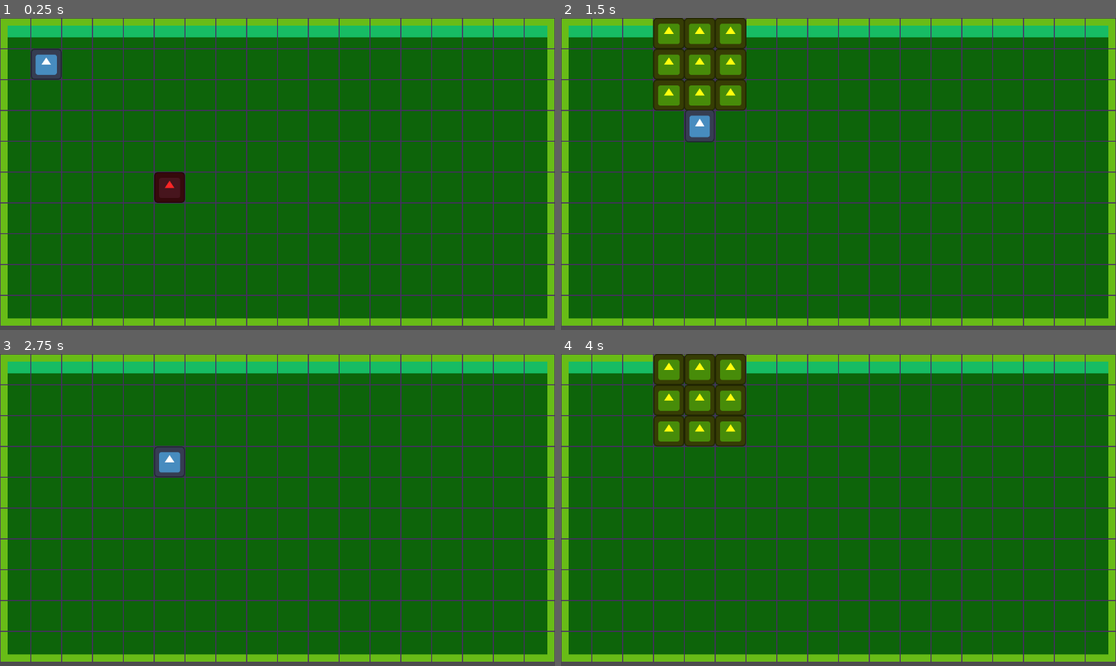
Above: before the commit, frames 1-4 (two rows, left to right).
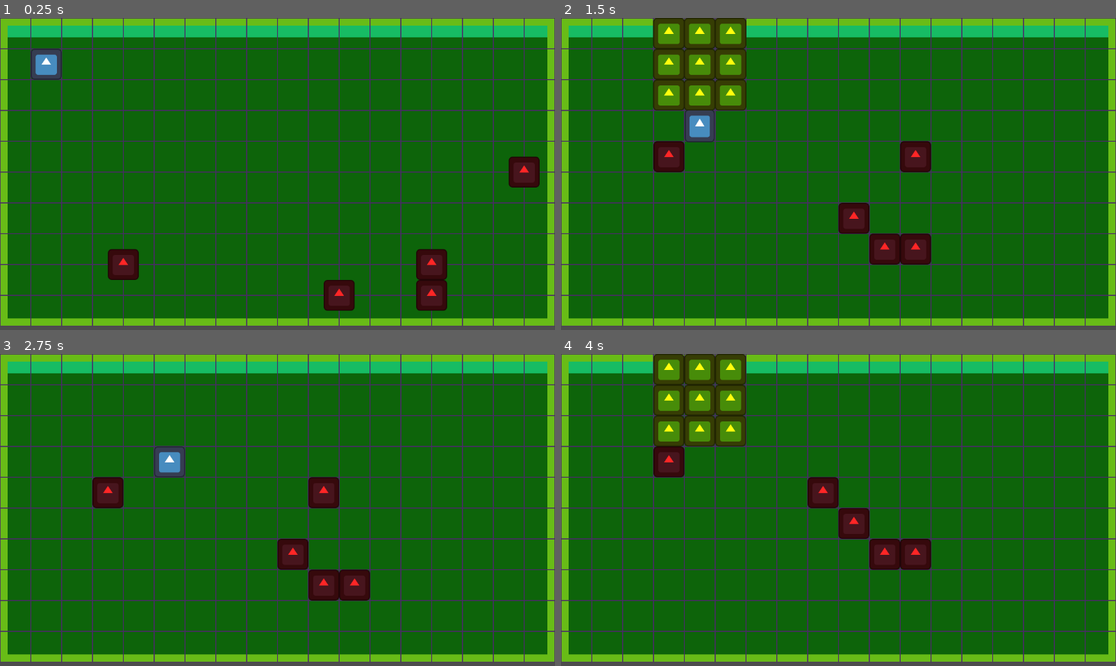
Above: after the commit, the same moments.

Repository: ZayLong/cross-explosion
Game: Godot game, scene res://main.tscn
Two runs of this game, one before a commit and one after it. Both use one fixed random seed, a clock stepped at 60 frames per second and the inputs below. The engine's default icon, where the game draws it, is replaced by a stand-in: a white triangle on a blue panel in a dark square.
Inputs:
- Up to frame 1 (0.25 s): no input
- Up to frame 2 (1.5 s): tap Enter at 0.5 s; hold Right (ui_right) 0.53-1.28 s; tap Space at 1.25 s; hold Down (ui_down) from 1.28 s (still down)
- Up to frame 3 (2.75 s): release Down (ui_down) at 2.03 s; hold Right (ui_right) from 2.03 s (still down)
- Up to frame 4 (4 s): release Right (ui_right) at 2.78 s; hold Up (ui_up) 2.78-3.53 s; tap Enter at 3.5 s; hold Left (ui_left) from 3.53 s (still down)

The runs differ from the first frame. In frame 1, 3.3% of the frame differs, in the area x 19-98%, y 44-94%; in frame 2, 2.8%; in frame 3, 2.8%; in frame 4, 2.8%.

Commit message:
explosion and enemy movement

Diff:
--- a/enemy_node_2d.gd
+++ b/enemy_node_2d.gd
@@ -18,7 +18,7 @@
 
 
 func _spawn_position() -> void:
-	global_position = Vector2(5,5) * 64
+	#global_position = Vector2(5,5) * 64
 	pass
 
 
--- /dev/null
+++ b/enemy_node_2d.tscn
@@ -0,0 +1,13 @@
+[gd_scene load_steps=3 format=3 uid="uid://b4igm5eiyijxf"]
+
+[ext_resource type="Script" path="res://enemy_node_2d.gd" id="1_lkh6n"]
+[ext_resource type="Texture2D" uid="uid://gcb7u3mw3xin" path="res://icon.svg" id="2_137tg"]
+
+[node name="EnemyNode2D" type="Node2D"]
+script = ExtResource("1_lkh6n")
+
+[node name="Sprite2D" type="Sprite2D" parent="."]
+self_modulate = Color(1, 0.15, 0.15, 1)
+scale = Vector2(0.5, 0.5)
+texture = ExtResource("2_137tg")
+centered = false
--- a/explosion_node_2d.gd
+++ b/explosion_node_2d.gd
@@ -2,11 +2,10 @@
 
 
 func _ready() -> void:
-	_movement_tween()
-	#add_to_group("GridNodes")
+	_explode_tween()
 
 
-func _movement_tween() -> void:
+func _explode_tween() -> void:
 	var _t:Tween = create_tween()
 	_t.tween_property(self.get_child(0),"scale:y",0.5,0.25).from(0.75).set_ease(Tween.EASE_OUT).set_trans(Tween.TRANS_BOUNCE)
 	_t.parallel()
--- a/main.tscn
+++ b/main.tscn
@@ -5,7 +5,7 @@
 [ext_resource type="Texture2D" uid="uid://gcb7u3mw3xin" path="res://icon.svg" id="2_nkf42"]
 [ext_resource type="PackedScene" uid="uid://b4j2ke2x4t4vj" path="res://explosion_node_2d.tscn" id="3_uk2aq"]
 [ext_resource type="Script" path="res://player_node.gd" id="3_up05d"]
-[ext_resource type="Script" path="res://enemy_node_2d.gd" id="4_1picf"]
+[ext_resource type="PackedScene" uid="uid://b4igm5eiyijxf" path="res://enemy_node_2d.tscn" id="6_gc3m5"]
 
 [sub_resource type="TileSetAtlasSource" id="TileSetAtlasSource_pjxbp"]
 texture = ExtResource("1_srwke")
@@ -374,6 +374,7 @@
 tile_set = SubResource("TileSet_6gnoj")
 script = ExtResource("2_el3ll")
 explosion_node = ExtResource("3_uk2aq")
+enemy_node = ExtResource("6_gc3m5")
 
 [node name="PlayerNode2D" type="Node2D" parent="TileMapLayer"]
 position = Vector2(64, 64)
@@ -384,13 +385,3 @@
 scale = Vector2(0.5, 0.5)
 texture = ExtResource("2_nkf42")
 metadata/_edit_lock_ = true
-
-[node name="EnemyNode2D" type="Node2D" parent="TileMapLayer"]
-position = Vector2(384, 256)
-script = ExtResource("4_1picf")
-
-[node name="Sprite2D" type="Sprite2D" parent="TileMapLayer/EnemyNode2D"]
-self_modulate = Color(1, 0.15, 0.15, 1)
-scale = Vector2(0.5, 0.5)
-texture = ExtResource("2_nkf42")
-centered = false
--- a/tile_map_layer.gd
+++ b/tile_map_layer.gd
@@ -5,20 +5,24 @@
 enum ExplosionPattern {CROSS, SQUARE, DIAMOND, PATCH}
 
 @export var explosion_node:PackedScene
+@export var enemy_node:PackedScene
 @export var starting_position:Vector2i = Vector2i.ONE
 
+var player:Node2D
 var grid_nodes:Dictionary
 var virtual_tile_map:Dictionary
 var explosion_interval:int = 3
-
 var astar_grid:AStarGrid2D = AStarGrid2D.new()
-
+var enemy_count:int = 5
+var turns:int = 0
+var is_exploding:bool = false
 func _ready() -> void:
 	for cell in self.get_used_cells():
 		virtual_tile_map[cell] = {
 			"grid_node": null,
 			"is_wall": get_cell_tile_data(cell).get_custom_data("is_wall"),
-			"explosion_interval": explosion_interval
+			"explosion_interval": explosion_interval,
+			"moves_per_turn": 2
 		}
 	for child in get_children():
 		if child.is_in_group(&"GridNodes"):
@@ -29,33 +33,34 @@
 				center_coord = starting_position
 				child.position = self.map_to_local(center_coord)
 			virtual_tile_map[center_coord].grid_node = child
-	pass
+	player = get_tree().get_first_node_in_group("Player")
+	_astar_grid_setup()
+	for n in enemy_count:
+		_spawn_enemies()
 
 
+## Evaluate whether or not the requester can move and to where.
 func _on_move_request(_direction:Vector2i, _node:Node2D):
 	var center_coord:Vector2i = self.local_to_map(_node.position)
 	var new_center_coord:Vector2i = center_coord + _direction
-
-	if virtual_tile_map.has(new_center_coord) == false: return
-	if virtual_tile_map[new_center_coord].grid_node != null: return
-	if virtual_tile_map[new_center_coord].is_wall: return
+	if _is_tile_valid(new_center_coord) == false: return
 
 	virtual_tile_map[new_center_coord] = virtual_tile_map[center_coord].duplicate()
 	virtual_tile_map[center_coord].grid_node = null
-	#if _node.is_in_group("Player"):
-		#_evaluate_explosion(new_center_coord)
 	move_response.emit(self.map_to_local(new_center_coord), _node)
-	await _astar_grid_setup()
+
+	_move_enemies()
 	## Everyone has finished moving, now lets EXPLODE (maybe)
 	_evaluate_explosion(new_center_coord)
 
 
+
 func _evaluate_explosion(_center_coord:Vector2i, _pattern:ExplosionPattern = ExplosionPattern.SQUARE, _explosion_range:int = 3) -> void:
+	is_exploding = true
 	virtual_tile_map[_center_coord].explosion_interval -= 1
 	if virtual_tile_map[_center_coord].explosion_interval > 0: return
 	_explosion_range = _explosion_range if _explosion_range % 2 != 0 else _explosion_range + 1 # make sure it's fairly odd!
 	var offset:Vector2i = Vector2i.ONE * ( _explosion_range - 1 ) / 2
-
 	for r in _explosion_range if _explosion_range % 2 != 0 else _explosion_range + 1:
 		for c in _explosion_range:
 			var cell:Vector2i = (_center_coord - Vector2i(r,c)) + offset
@@ -65,6 +70,7 @@
 			_instance_explosion(cell)
 			_hurt_enemies(cell)
 	virtual_tile_map[_center_coord].explosion_interval = explosion_interval
+	is_exploding = false
 
 
 func _hurt_enemies(cell) -> void:
@@ -83,32 +89,84 @@
 
 ## ENEMY MOVEMENT
 func _astar_grid_setup() -> void:
-	var tile_map:TileMapLayer = self
-	var cell_size = tile_map.tile_set.tile_size
-	var tile_map_rect:Rect2i = tile_map.get_used_rect()
+	var cell_size = self.tile_set.tile_size
+	var tile_map_rect:Rect2i = self.get_used_rect()
 
 	astar_grid.region = tile_map_rect
 	astar_grid.cell_size = cell_size
 	astar_grid.diagonal_mode = AStarGrid2D.DIAGONAL_MODE_NEVER
 	if astar_grid.is_dirty(): astar_grid.update()
-	for cell in tile_map.get_used_cells():
-		var tile_data:TileData = tile_map.get_cell_tile_data(cell)
+	for cell in self.get_used_cells():
+		var tile_data:TileData = self.get_cell_tile_data(cell)
 		if tile_data.get_custom_data('is_wall') == true:
 			astar_grid.set_point_solid(cell, true)
 
-	for enemy in get_tree().get_nodes_in_group("Enemies"):
 
-		var our_pos:Vector2i = tile_map.local_to_map(enemy.position)
-		var player_position:Vector2i = tile_map.local_to_map(get_tree().get_first_node_in_group("Player").position)
+## Enemies have x change of exploding, creating a chain reaction
+func _explode_enemies() -> void:
+	pass
 
+
+func _sort_by_distance(a:Node2D, b:Node2D):
+	var player_tile:Vector2i = local_to_map(player.position)
+	var a_tile:Vector2i = a.position
+	var b_tile:Vector2i = b.position
+
+	var a_distance = abs((a_tile.x + player_tile.x) - (a_tile.y + player_tile.y))
+	var b_distance = abs((b_tile.x + player_tile.x) - (b_tile.y + player_tile.y))
+
+	if a_distance < b_distance:
+		return false
+	else:
+		return true
+
+
+func _move_enemies() -> void:
+	var enemies:Array[Node] = get_tree().get_nodes_in_group("Enemies")
+	enemies.sort_custom(_sort_by_distance) ## enemies move in the order of closest to farthest from the player
+	for enemy in enemies:
+		var our_pos:Vector2i = self.local_to_map(enemy.position)
+		var player_position:Vector2i = self.local_to_map(player.position)
 		var movement_points = astar_grid.get_point_path(our_pos, player_position)
+		var new_center_coord:Vector2i = local_to_map(movement_points[1])
+
+		if _is_tile_valid(new_center_coord) == false: return
 		if movement_points.size() > 1: enemy.global_position = movement_points[1]
-		var new_center_coord:Vector2i = local_to_map(enemy.position)
-		if virtual_tile_map.has(new_center_coord) == false: return
-		if virtual_tile_map[new_center_coord].grid_node != null: return
-		if virtual_tile_map[new_center_coord].is_wall: return
 		virtual_tile_map[new_center_coord] = virtual_tile_map[our_pos].duplicate()
 		virtual_tile_map[our_pos].grid_node = null
-	print("THAT")
-	#_evaluate_explosion()
-	#await _movement_tween()
+
+
+func _get_random_tile_away_from(target_pos: Vector2, min_distance:int = 8) -> Vector2:
+	var picked_tiles:Array[Vector2i] = []
+	var valid_tiles:Array[Vector2i] = []
+	for cell in get_used_cells():
+		if abs(cell.x - target_pos.x) + abs(cell.y - target_pos.y) >= min_distance:
+			picked_tiles.append(cell)
+
+	# Select a random tile from the valid tiles
+	for tile in picked_tiles:
+		if _is_tile_valid(tile) == false: continue
+		valid_tiles.append(tile)
+	if valid_tiles.size() > 0:
+		var selected_tile:Vector2i = valid_tiles[randi() % valid_tiles.size()]
+
+		return selected_tile
+	else:
+		return -Vector2i.ONE
+
+
+func _is_tile_valid(coord:Vector2i) -> bool:
+	if virtual_tile_map.has(coord) == false: return false
+	if virtual_tile_map[coord].grid_node != null: return false
+	if virtual_tile_map[coord].is_wall: return false
+	return true
+
+
+func _spawn_enemies() -> void:
+	if enemy_node.can_instantiate() == false: return
+	var player_map_position:Vector2i = local_to_map(player.position)
+	var spawn_map_position:Vector2i = _get_random_tile_away_from(player_map_position)
+	var i:Node2D = enemy_node.instantiate()
+	i.position = map_to_local(spawn_map_position)
+	add_child(i)
+	virtual_tile_map[spawn_map_position].grid_node = i
